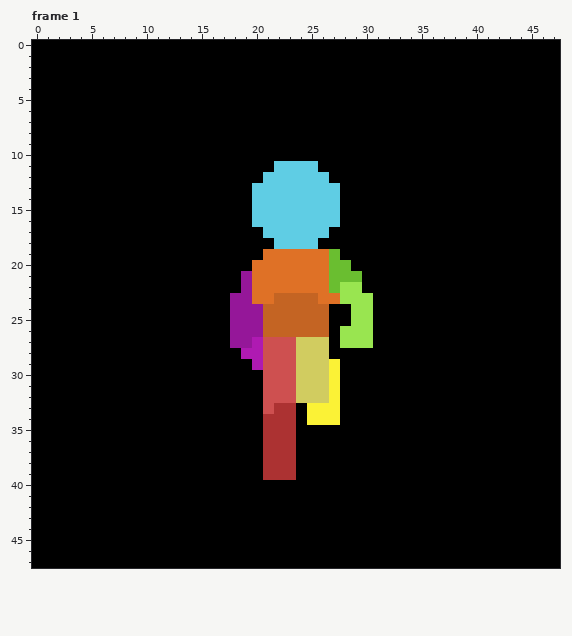
File history of a pixel-art file, Diplomagic_GFX/AL_GFX/aseprite_files/player run (back)) 48x48.aseprite. That is the earlier state.
48x48 pixels, 8 frames. Shown: frame 1. The commit also changed other frames, which this record leaves out.
Now the later version:
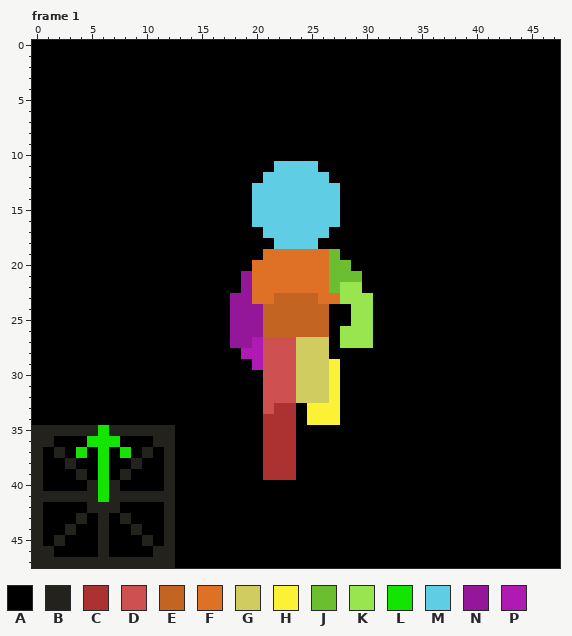
Palette (. is transparent): A #000000  B #24221c  C #ac3232  D #ce5050  E #c46423  F #df7126  G #d1cc60  H #fbf236  J #6abe30  K #99e550  L #13e500  M #5fcde4  N #951799  P #af1ab2
Change:
Frame 1, layer "Background":
Colour A becomes colour B in row 35 at x 0 to 5 and 7 to 12; in row 36 at x 0 to 1 and 11 to 12; in row 37 at x 0, 2, 10 and 12; in row 38 at x 0, 3, 9 and 12; in row 39 at x 0, 4, 8 and 12; in row 40 at x 0, 5, 7 and 12.
Colour A becomes colour B in row 41 at x 0 to 5 and 7 to 12; in row 42 at x 0, 5 to 7 and 12; in row 43 at x 0, 4, 6, 8 and 12; in row 44 at x 0, 3, 6, 9 and 12; in row 45 at x 0, 2, 6, 10 and 12; in row 46 at x 0 to 1, 6 and 11 to 12.
Colour A becomes colour B in row 47 at x 0 to 12.
Colour A becomes colour L in row 35 at x 6; in row 36 at x 5 to 7; in row 37 at x 4, 6 and 8; in rows 38 to 41 at x 6.
